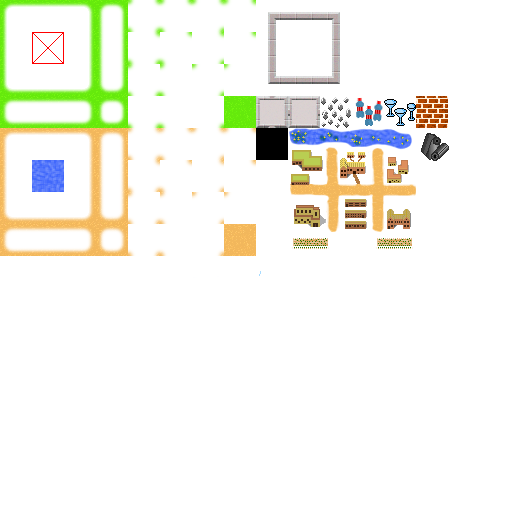
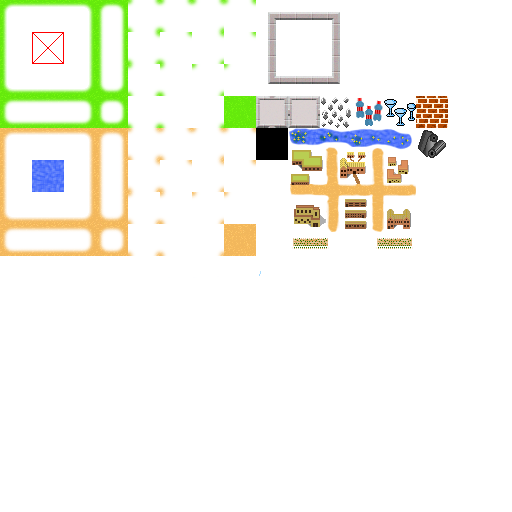
Two versions of the same layered image (w=512, h=512). Layer-by-layer changes:
painted on "Lood" over (418, 130, 449, 161)
